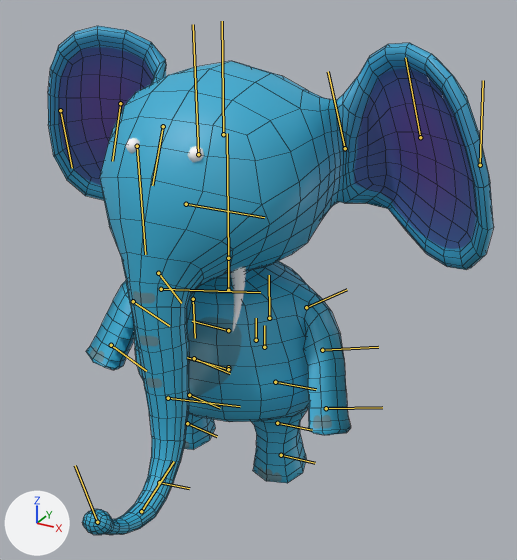
The FBX model BunnyBall_VR/Assets/M_Game/Model/Ellic@SoccerIdle.fbx: old version first, new version second.
Before and after are seen from a 50 mm camera at (0.1122, -0.1792, 0.1628) aimed at (0.0186, -0.0091, 0.0777). The axes (+X, +Y, +Z) are drawn at lower left. The lights are the same throughout. Both versions are drawn at frame 51 of the action 'Take 001'; the numbers are the values there. The bones that bend it are drawn over the model as lines. Mesh edges are drawn as thin lines on the coarser meshes.

In view in the first picture: 'Ellic_Mesh'.
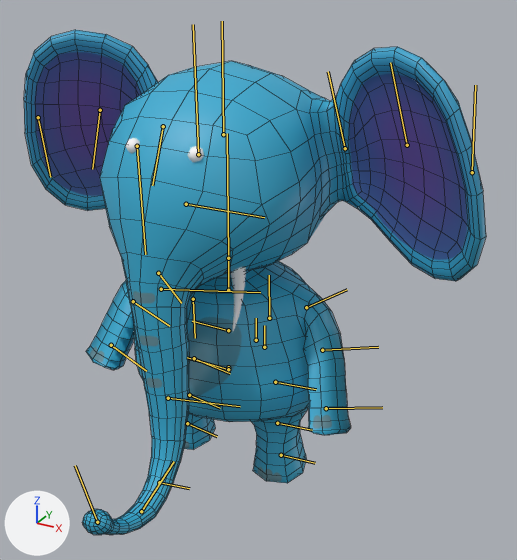
Changed parts and their boxes (x1, y1, x2, y2) in the pictures (517 x 560 px):
'Ellic_Mesh', posed: before (48, 26, 494, 535); after (24, 30, 486, 535)
bone 'Left_Ear2', root to tip: before (420, 137) to (405, 57); after (407, 145) to (390, 62)
bone 'Right_Ear2', root to tip: before (120, 103) to (112, 161); after (100, 110) to (92, 169)

The edits, one by one:
Bone 'Left_Ear' (bone_left_ear) turns from (0, -6, 0) to (0, -30, 0) degrees about its own x, y and z.
Bone 'Left_Ear2' (bone_left_ear2) turns from (0, -30, 0) to (0, -1, 0) degrees about its own x, y and z.
Bone 'Right_Ear' (bone_right_ear) turns from (0, 0, 0) to (0, -30, 0) degrees about its own x, y and z.
Bone 'Right_Ear2' (bone_right_ear2) turns from (0, -30, 0) to (0, -1, 0) degrees about its own x, y and z.
